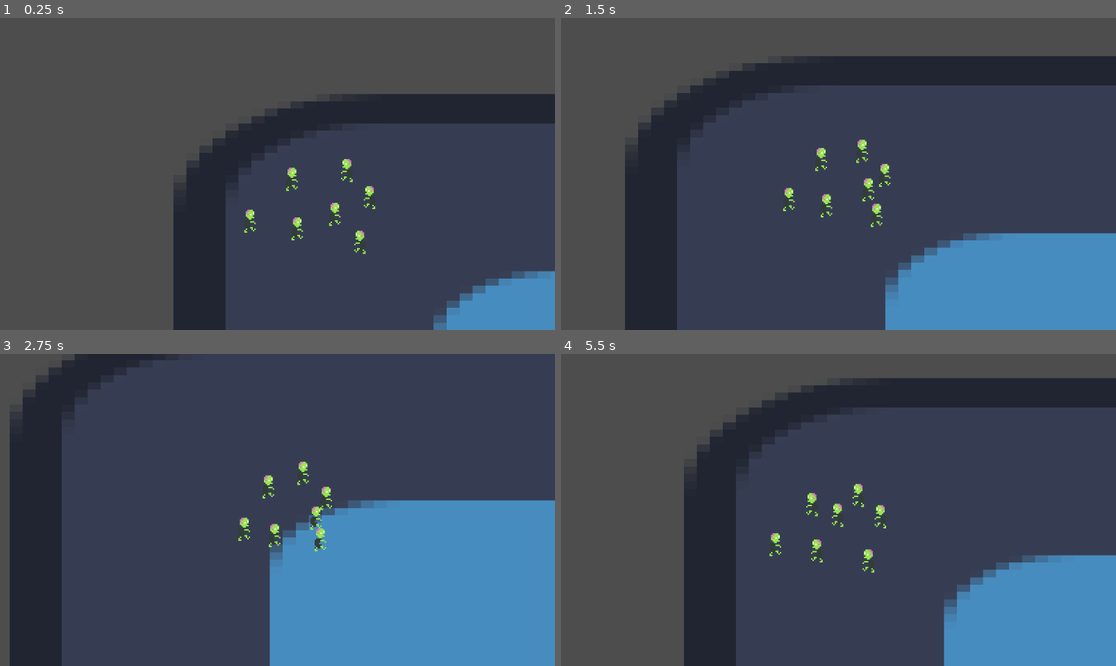
Above: before the commit, frames 1-4 (two rows, left to right).
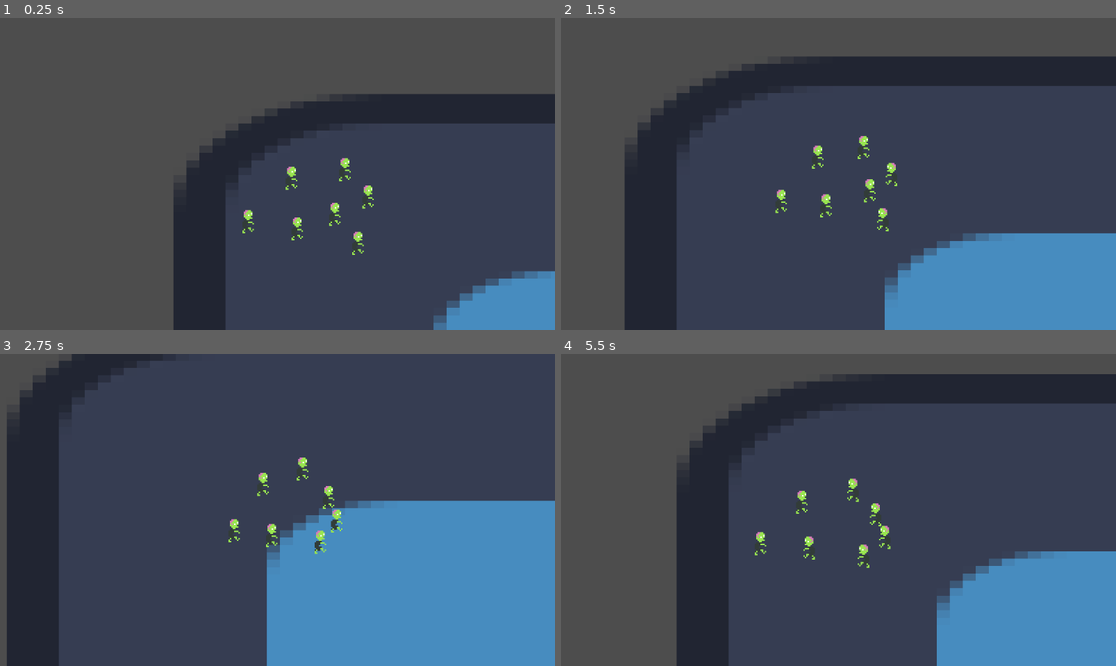
Above: after the commit, the same moments.

Repository: lucasericsson222/gmtk2024
Game: Godot game, scene res://scenes/world.tscn
Two runs of this game, one before a commit and one after it. Both use one fixed random seed, a clock stepped at 60 frames per second and the inputs below. The engine's default icon, where the game draws it, is replaced by a stand-in: a white triangle on a blue panel in a dark square.
Inputs:
- Up to frame 1 (0.25 s): no input
- Up to frame 2 (1.5 s): hold Right (ui_right) 0.53-1.28 s; hold Down (ui_down) from 1.28 s (still down)
- Up to frame 3 (2.75 s): release Down (ui_down) at 2.03 s; hold Right (ui_right) from 2.03 s (still down)
- Up to frame 4 (5.5 s): release Right (ui_right) at 2.78 s; hold Up (ui_up) 2.78-3.53 s; hold Left (ui_left) 3.53-5.03 s; hold Down (ui_down) from 5.03 s (still down)

The runs differ from the first frame. In frame 1, 0.5% of the frame differs, in the area x 43-68%, y 44-76%; in frame 2, 1.1%; in frame 3, 2.3%; in frame 4, 5.9%, in the area x 20-100%, y 6-100%.

Commit message:
Fix collision layers

Diff:
--- a/project.godot
+++ b/project.godot
@@ -15,6 +15,11 @@
 config/features=PackedStringArray("4.3", "Forward Plus")
 config/icon="res://icon.svg"
 
+[layer_names]
+
+2d_physics/layer_1="zombies"
+2d_physics/layer_2="humans"
+
 [rendering]
 
 textures/canvas_textures/default_texture_filter=0
--- a/scenes/doctor.tscn
+++ b/scenes/doctor.tscn
@@ -1,9 +1,12 @@
-[gd_scene load_steps=3 format=3 uid="uid://b6b1p8uea5ix1"]
+[gd_scene load_steps=4 format=3 uid="uid://cg2s7hhb4i8cu"]
 
 [ext_resource type="Texture2D" uid="uid://b8kephriovxr6" path="res://assets/doctor.png" id="1_f2ut2"]
 
 [sub_resource type="RectangleShape2D" id="RectangleShape2D_hb2hw"]
 size = Vector2(7, 14)
+
+[sub_resource type="CircleShape2D" id="CircleShape2D_rek1j"]
+radius = 69.0
 
 [node name="Doctor" type="CharacterBody2D"]
 
@@ -17,3 +20,4 @@
 [node name="DetectionRange" type="Area2D" parent="."]
 
 [node name="CollisionShape2D" type="CollisionShape2D" parent="DetectionRange"]
+shape = SubResource("CircleShape2D_rek1j")
--- a/scenes/human.tscn
+++ b/scenes/human.tscn
@@ -11,6 +11,8 @@
 
 [node name="Human" type="CharacterBody2D"]
 position = Vector2(-2, -1)
+collision_layer = 2
+collision_mask = 3
 script = ExtResource("1_xa53d")
 
 [node name="CollisionShape2D" type="CollisionShape2D" parent="."]
@@ -18,6 +20,7 @@
 shape = SubResource("RectangleShape2D_otaoi")
 
 [node name="DetectionRange" type="Area2D" parent="."]
+collision_layer = 0
 
 [node name="CollisionShape2D" type="CollisionShape2D" parent="DetectionRange"]
 position = Vector2(1, 2)
--- /dev/null
+++ b/scripts/doctor.gd
@@ -0,0 +1,7 @@
+extends CharacterBody2D
+
+
+
+func _physics_process(delta: float) -> void:
+
+	move_and_slide()
--- a/scripts/human.gd
+++ b/scripts/human.gd
@@ -37,16 +37,13 @@
 
 
 func _on_detection_range_body_entered(body: Node2D) -> void:
-	if body.is_in_group("zombie"):
-		zombie = body
-		$WalkTimer.stop()
-		state_chase = true
-		speed = RUNNING_SPEED
+	zombie = body
+	$WalkTimer.stop()
+	state_chase = true
+	speed = RUNNING_SPEED
 
 
-
-func _on_detection_range_body_exited(body: Node2D) -> void:
-	if body.is_in_group("zombie"):
-		$WalkTimer.wait_time = randf_range(1, 4)
-		$WalkTimer.start()
-		speed = WALKING_SPEED
+func _on_detection_range_body_exited(_body: Node2D) -> void:
+	$WalkTimer.wait_time = randf_range(1, 4)
+	$WalkTimer.start()
+	speed = WALKING_SPEED
--- a/scripts/zombie_component.gd
+++ b/scripts/zombie_component.gd
@@ -47,5 +47,7 @@
 		if clumping.length() < SEPARATION_MIN_DISTANCE:
 			velocity += (SEPARATION_MIN_DISTANCE - clumping.length()) * -1 * clumping.normalized() * SEPARATION_SPEED
 
-	velocity = velocity.normalized() * clamp(velocity.length(), 0, max_speed)
+	if velocity.length() < 5:
+		velocity = Vector2.ZERO
+	velocity = velocity.normalized() * clamp(velocity.length(), 20, max_speed)
 	velocity /= 1.1
Not shown: 1 places in scenes/human.tscn that only renumber resources
Not shown: 1 places in scenes/world.tscn that only renumber resources
Not shown: 1 places in scenes/zombie.tscn that only renumber resources
